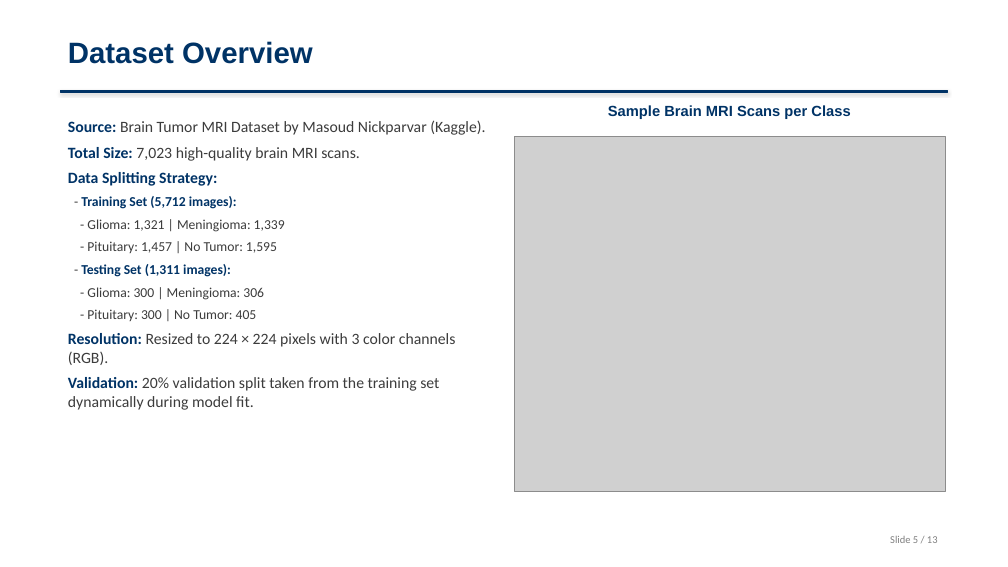
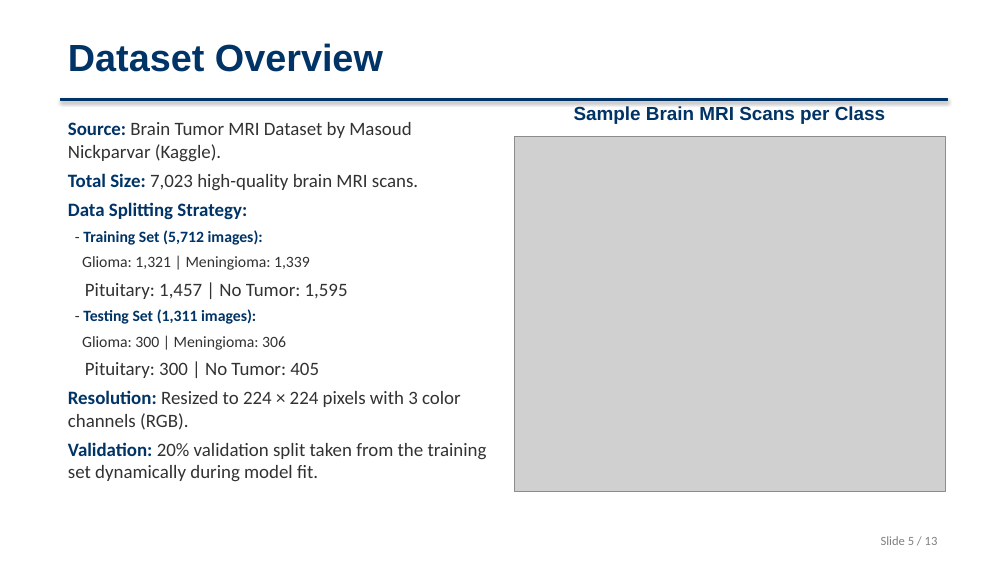
Before and after one commit to SruthiRagyari/brain-tumor-detection, a slide deck: slide 5 of Brain_Tumor_Detection_Presentation.pptx. Drawn at 1008x567 pixels with LibreOffice and Linux fonts; fonts in the diff are those of the drawing; grey boxes stand for pictures. Boxes give left, top, right and bottom in pixels: in the first picture for what was removed or moved away, otherwise in the second. Text is boxed around its words. In the diff, an @@ line names an element or a change of style, - is before the commit and + after.

Commit message:
docs: increase font sizes and heading contrast for better presentation visibility

```diff
--- a/Brain_Tumor_Detection_Presentation.pptx
+++ b/Brain_Tumor_Detection_Presentation.pptx
@@ text "Dataset Overview" at [68,43,383,72]: size 28 to 36 pt @@
@@ rectangle: place and size @@
-rectangle at [60,91,948,92]
+rectangle at [60,98,948,101]
@@ text "Sample Brain MRI Scans per ..." at [574,106,885,124]: size 14 to 18 pt @@
@@ text at [68,122,487,482]: size 15 to 18 pt in "Source: Brain Tumor MRI Dataset by Masoud ...", "Total Size: 7,023 high-quality brain MRI scans.", "Data Splitting Strategy:", "Resolution: Resized to 224 × 224 pixels ..." and 1 more places; text colour #3C3C3C to #323232 in "Brain Tumor MRI Dataset by Masoud Nickparvar ...", "7,023 high-quality brain MRI scans.", "-", "-" and 2 more places; size 13 to 15 pt in "- Training Set (5,712 images):", "- Testing Set (1,311 images):" @@
@@ text at [82,256,348,299]: text changed; size 13 to 15 pt; text colour #3C3C3C to #323232 @@
-- Glioma: 1,321 | Meningioma: 1,339
-- Pituitary: 1,457 | No Tumor: 1,595
+Glioma: 1,321 | Meningioma: 1,339
+Pituitary: 1,457 | No Tumor: 1,595
@@ text at [82,336,319,378]: text changed; size 13 to 15 pt; text colour #3C3C3C to #323232 @@
-- Glioma: 300 | Meningioma: 306
-- Pituitary: 300 | No Tumor: 405
+Glioma: 300 | Meningioma: 306
+Pituitary: 300 | No Tumor: 405
@@ text "Slide 5 / 13" at [881,536,938,545]: size 10 to 12 pt @@
```
Also in this commit, not shown: 12 other slides changed.
